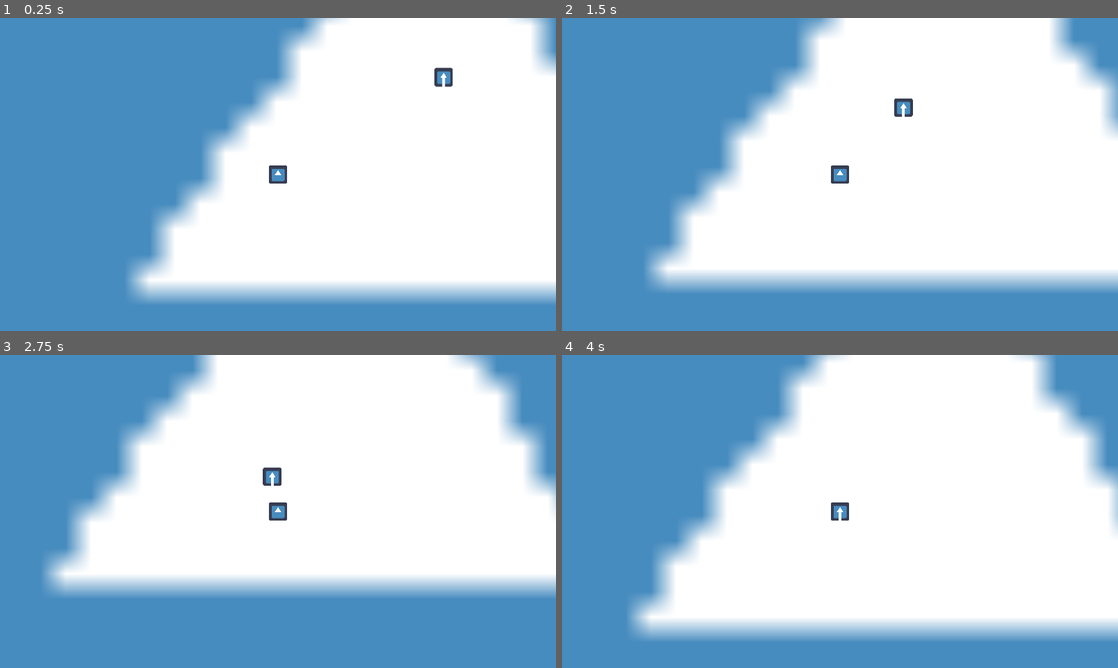
Above: before the commit, frames 1-4 (two rows, left to right).
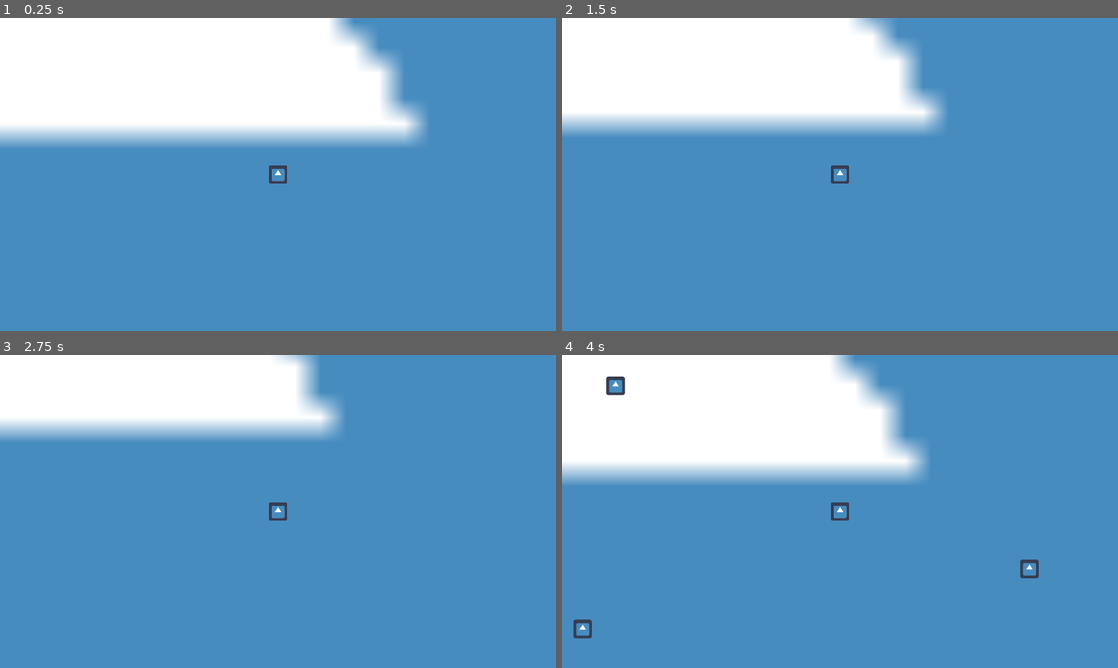
Above: after the commit, the same moments.

Repository: Merliin42/ludum-dare-56
Game: Godot game, scene res://main.tscn
The game is run twice, just before and just after one commit, with the same random seed, the same clock (stepped at 60 frames per second) and the same inputs. The engine's default icon, where the game draws it, is replaced by a stand-in: a white triangle on a blue panel in a dark square.
Inputs:
- Up to frame 1 (0.25 s): no input
- Up to frame 2 (1.5 s): hold D (character_right) 0.53-1.28 s; hold S (character_down) from 1.28 s (still down)
- Up to frame 3 (2.75 s): release S (character_down) at 2.03 s; hold D (character_right) from 2.03 s (still down)
- Up to frame 4 (4 s): release D (character_right) at 2.78 s; hold W (character_up) 2.78-3.53 s; hold A (character_left) from 3.53 s (still down)

The runs differ from the first frame. In frame 1, 71% of the frame differs, in the area x 0-100%, y 0-91%; in frame 2, 70%; in frame 3, 63%; in frame 4, 74%.

Commit message:
enemy spawns

Diff:
--- a/Character/character.tscn
+++ b/Character/character.tscn
@@ -1,14 +1,16 @@
 [gd_scene load_steps=4 format=3 uid="uid://bjkyon2pmjvc1"]
 
 [ext_resource type="Script" path="res://Character/character.gd" id="1_fn5m8"]
-[ext_resource type="Texture2D" uid="uid://c6qqbu51ro0io" path="res://icon.png" id="1_lbhys"]
+[ext_resource type="Texture2D" uid="uid://bvcr1dcpqw76u" path="res://icon.png" id="1_lbhys"]
 
 [sub_resource type="CircleShape2D" id="CircleShape2D_deqyi"]
 radius = 32.0
 
 [node name="Character" type="CharacterBody2D"]
+position = Vector2(960, 539)
 motion_mode = 1
 script = ExtResource("1_fn5m8")
+metadata/_edit_group_ = true
 
 [node name="Sprite2D" type="Sprite2D" parent="."]
 texture = ExtResource("1_lbhys")
--- a/Enemy/enemy.gd
+++ b/Enemy/enemy.gd
@@ -1,6 +1,6 @@
 extends Area2D
 
-@export var speed := 200;
+@export var speed := 100;
 @export var health := 10;
 @export var damages := 10;
 
--- a/Enemy/enemy.tscn
+++ b/Enemy/enemy.tscn
@@ -15,6 +15,3 @@
 
 [node name="CollisionShape2D" type="CollisionShape2D" parent="."]
 shape = SubResource("CircleShape2D_wpxjb")
-
-[node name="Line2D" type="Line2D" parent="."]
-points = PackedVector2Array(0, 0, 0, 48)
--- /dev/null
+++ b/Enemy/mob_spawner.gd
@@ -0,0 +1,14 @@
+extends Path2D
+
+@export var mobs: Array[PackedScene];
+
+func _process(delta: float) -> void:
+	position = get_viewport().get_camera_2d().position;
+
+func _on_timer_timeout() -> void:
+	$MobSpawnLocation.progress_ratio = randf()
+
+	var new_mob = mobs[0].instantiate();
+	new_mob.position = $MobSpawnLocation.position;
+
+	get_parent().add_child(new_mob);
--- /dev/null
+++ b/Enemy/mob_spawner.tscn
@@ -0,0 +1,20 @@
+[gd_scene load_steps=3 format=3 uid="uid://cotgnp0pyr0uk"]
+
+[ext_resource type="Script" path="res://Enemy/mob_spawner.gd" id="1_c0ldq"]
+
+[sub_resource type="Curve2D" id="Curve2D_ekvn4"]
+_data = {
+"points": PackedVector2Array(0, 0, 0, 0, 0, 0, 0, 0, 0, 0, 1920, 0, 0, 0, 0, 0, 1920, 1080, 0, 0, 0, 0, 0, 1080, 0, 0, 0, 0, 0, 0)
+}
+point_count = 5
+
+[node name="MobSpawner" type="Path2D"]
+curve = SubResource("Curve2D_ekvn4")
+script = ExtResource("1_c0ldq")
+
+[node name="MobSpawnLocation" type="PathFollow2D" parent="."]
+
+[node name="Timer" type="Timer" parent="."]
+autostart = true
+
+[connection signal="timeout" from="Timer" to="." method="_on_timer_timeout"]
--- a/main.tscn
+++ b/main.tscn
@@ -1,10 +1,14 @@
-[gd_scene load_steps=4 format=3 uid="uid://drmdcshkiihf3"]
+[gd_scene load_steps=5 format=3 uid="uid://drmdcshkiihf3"]
 
-[ext_resource type="Texture2D" uid="uid://c6qqbu51ro0io" path="res://icon.png" id="1_nupqd"]
+[ext_resource type="PackedScene" uid="uid://cotgnp0pyr0uk" path="res://Enemy/mob_spawner.tscn" id="1_5wj2p"]
+[ext_resource type="Texture2D" uid="uid://bvcr1dcpqw76u" path="res://icon.png" id="1_nupqd"]
 [ext_resource type="PackedScene" uid="uid://bjkyon2pmjvc1" path="res://Character/character.tscn" id="1_qqap8"]
 [ext_resource type="PackedScene" uid="uid://b2e1yu83rq4jl" path="res://Enemy/enemy.tscn" id="2_a3thj"]
 
 [node name="Main" type="Node"]
+
+[node name="MobSpawner" parent="." instance=ExtResource("1_5wj2p")]
+mobs = Array[PackedScene]([ExtResource("2_a3thj")])
 
 [node name="Icon" type="Sprite2D" parent="."]
 position = Vector2(477, 233)
@@ -12,6 +16,3 @@
 texture = ExtResource("1_nupqd")
 
 [node name="Character" parent="." instance=ExtResource("1_qqap8")]
-
-[node name="Enemy" parent="." instance=ExtResource("2_a3thj")]
-position = Vector2(615, -361)
Not shown: 1 places in Enemy/enemy.tscn that only renumber resources
Not shown, added: icon.png.import
